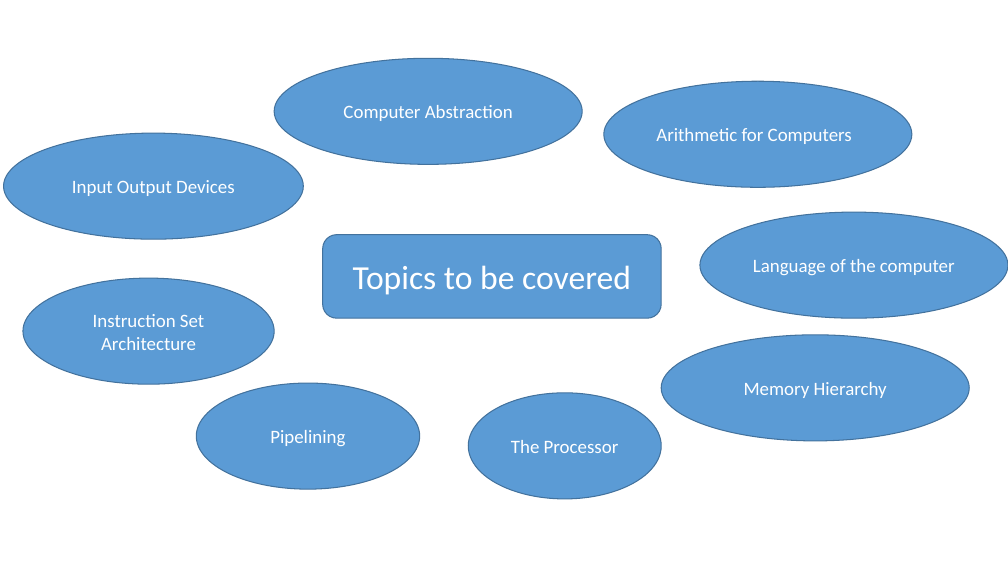
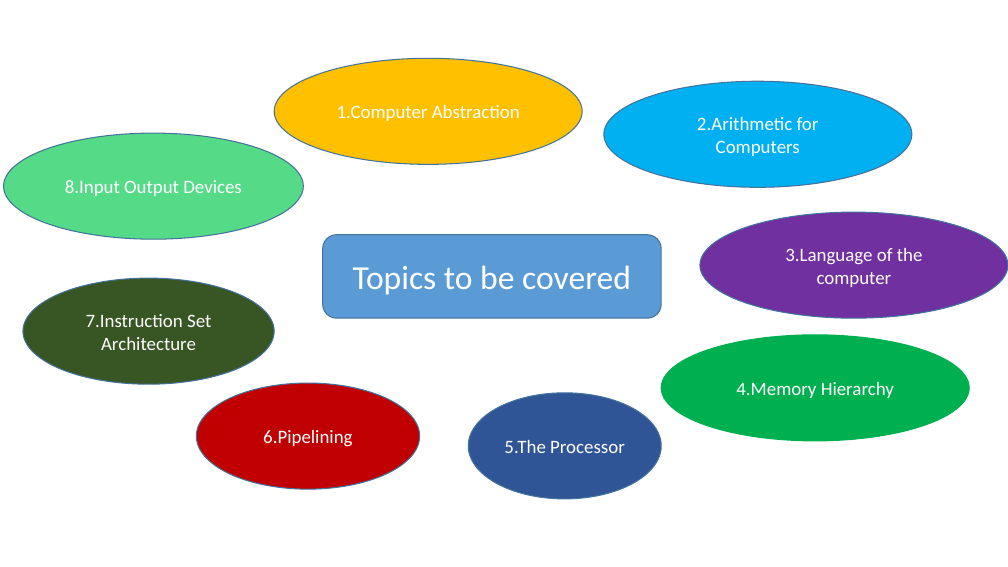
Before and after one commit to buddhikadesilva/CSA-Tutorial, a slide deck: slide 1 of Intro.pptx. Drawn at 1008x567 pixels with LibreOffice and Linux fonts; fonts in the diff are those of the drawing. Boxes give left, top, right and bottom in pixels: in the first picture for what was removed or moved away, otherwise in the second. Text is boxed around its words. In the diff, an @@ line names an element or a change of style, - is before the commit and + after.

Commit message:
Added about computers categories

```diff
--- a/Intro.pptx
+++ b/Intro.pptx
@@ ellipse "1.Computer Abstraction" at [274, 58, 582, 164]: fill #5B9BD5 to #FFC000 @@
@@ ellipse "2.Arithmetic for Computers" at [604, 81, 912, 187]: fill #5B9BD5 to #00B0F0 @@
@@ text in ellipse at [337, 105, 520, 121]: text changed @@
-Computer Abstraction
+1.Computer Abstraction
@@ text in ellipse at [697, 117, 819, 156]: text changed @@
-Arithmetic for Computers
+2.Arithmetic for Computers
@@ ellipse "8.Input Output Devices" at [4, 133, 304, 239]: fill #5B9BD5 to #55DB88 @@
@@ text in ellipse at [65, 180, 242, 196]: text changed @@
-Input Output Devices
+8.Input Output Devices
@@ ellipse "3.Language of the computer" at [700, 212, 1008, 318]: fill #5B9BD5 to #7030A0 @@
@@ text in ellipse at [785, 248, 923, 287]: text changed @@
-Language of the computer
+3.Language of the computer
@@ ellipse "7.Instruction Set Architecture" at [23, 278, 274, 384]: fill #5B9BD5 to #385723 @@
@@ text in ellipse at [86, 314, 211, 350]: text changed @@
-Instruction Set Architecture
+7.Instruction Set Architecture
@@ ellipse "4.Memory Hierarchy" at [662, 335, 969, 441]: fill #5B9BD5 to #00B050; outline #43739E 1 pt to #00B050 1 pt @@
@@ ellipse "6.Pipelining" at [197, 383, 420, 489]: fill #5B9BD5 to #C00000 @@
@@ text in ellipse at [736, 382, 894, 398]: text changed @@
-Memory Hierarchy
+4.Memory Hierarchy
@@ ellipse "5.The Processor" at [468, 393, 661, 499]: fill #5B9BD5 to #2F5597 @@
@@ text in ellipse at [263, 430, 352, 447]: text changed @@
-Pipelining
+6.Pipelining
@@ text in ellipse at [504, 440, 625, 453]: text changed @@
-The Processor
+5.The Processor
```
Also in this commit, not shown: 1 slide added.
